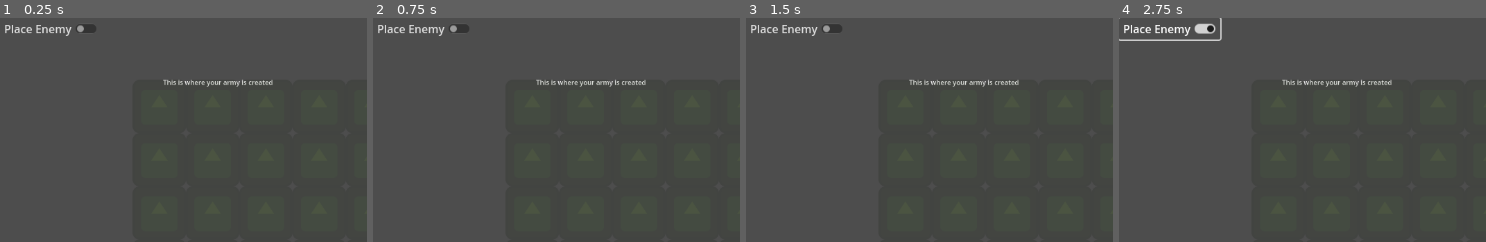
Above: before the commit, frames 1-4 (left to right).
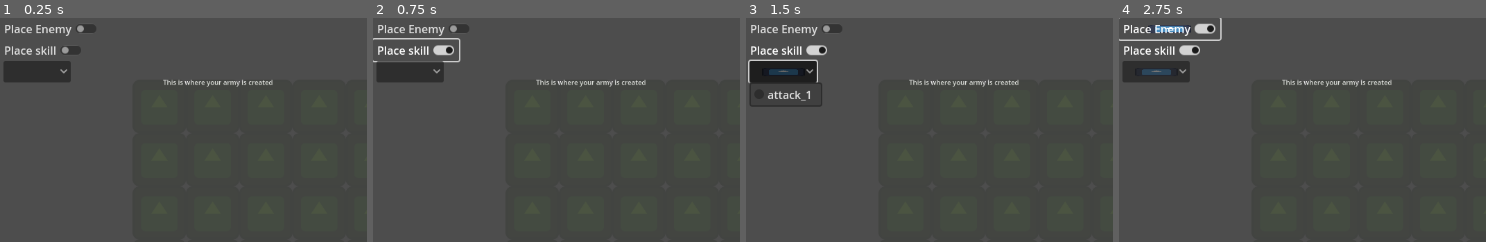
Above: after the commit, the same moments.

Repository: LorcanSmith/Armies
Game: Godot game, scene res://Scenes/main.tscn
Two runs of this game, one before a commit and one after it. Both use one fixed random seed, a clock stepped at 60 frames per second and the inputs below. The engine's default icon, where the game draws it, is replaced by a stand-in: a white triangle on a blue panel in a dark square.
Inputs (mouse positions are % of the whole screen's width and height, from its top left):
- Up to frame 1 (0.25 s): no input
- Up to frame 2 (0.75 s): click (6, 7) at 0.5 s, where only the run after the commit has a clickable "Place skill"
- Up to frame 3 (1.5 s): click (5, 12) at 1.27 s
- Up to frame 4 (2.75 s): click "Place Enemy" at 2 s
The pictures show only the part of the screen within x 0-50%, y 0-50%; the shares and areas given below are measured in that part.

The runs differ from the first frame. In frame 1, 2.1% of the frame differs, in the area x 1-23%, y 12-29%; in frame 2, 2.4%; in frame 3, 3.1%, in the area x 0-23%, y 12-40%; in frame 4, 2.4%.
Error before the commit: Parse Error: Unindent doesn't match the previous indentation level. (res://Scripts/Units/unit.gd:41)

Commit message:
Ability to place skills via debug menu

Diff:
--- a/Scenes/main.tscn
+++ b/Scenes/main.tscn
@@ -1,14 +1,16 @@
-[gd_scene load_steps=4 format=3 uid="uid://brgi4h0spiup2"]
+[gd_scene load_steps=5 format=3 uid="uid://brgi4h0spiup2"]
 
 [ext_resource type="Script" path="res://Scripts/Managers/game_manager.gd" id="1_y45oy"]
 [ext_resource type="Script" path="res://Scripts/DEBUGGER_script.gd" id="2_pa0fo"]
+[ext_resource type="PackedScene" uid="uid://by8ndrehnsmpn" path="res://Prefabs/Skills/basic_skill.tscn" id="3_0tvwk"]
 [ext_resource type="PackedScene" uid="uid://cdtulbdqtnexg" path="res://Prefabs/Status/status_bar.tscn" id="3_x7ng8"]
 
 [node name="game_manager" type="Node2D"]
 script = ExtResource("1_y45oy")
 
-[node name="DEBUGGER" type="Node" parent="."]
+[node name="DEBUGGER" type="Node2D" parent="."]
 script = ExtResource("2_pa0fo")
+skills = [ExtResource("3_0tvwk")]
 
 [node name="CanvasLayer" type="CanvasLayer" parent="DEBUGGER"]
 
@@ -16,6 +18,20 @@
 offset_right = 44.0
 offset_bottom = 24.0
 text = "Place Enemy"
+
+[node name="CheckButton" type="CheckButton" parent="DEBUGGER/CanvasLayer"]
+offset_top = 31.0
+offset_right = 124.0
+offset_bottom = 62.0
+text = "Place skill"
+
+[node name="OptionButton" type="OptionButton" parent="DEBUGGER/CanvasLayer"]
+offset_left = 5.0
+offset_top = 62.0
+offset_right = 102.0
+offset_bottom = 93.0
+item_count = 1
+popup/item_0/text = "attack_1"
 
 [node name="StatusBarLayer" type="CanvasLayer" parent="."]
 
@@ -30,3 +46,5 @@
 grow_vertical = 0
 
 [connection signal="toggled" from="DEBUGGER/CanvasLayer/place_enemy_button" to="DEBUGGER" method="_on_place_enemy_button_toggled"]
+[connection signal="toggled" from="DEBUGGER/CanvasLayer/CheckButton" to="DEBUGGER" method="_on_check_button_toggled"]
+[connection signal="item_selected" from="DEBUGGER/CanvasLayer/OptionButton" to="DEBUGGER" method="_on_option_button_item_selected"]
--- a/Scripts/DEBUGGER_script.gd
+++ b/Scripts/DEBUGGER_script.gd
@@ -1,7 +1,33 @@
-extends Node
+extends Node2D
 
 #Are you placing friendly or enemy units in the shop
 var place_enemy : bool = false
+var place_skill : bool = false
+
+#Skill number  to spawn, number is gotten from the canvas "optionbutton"
+var skill_to_place : int = 0
+#List of skills we can spawn
+@export var skills = []
 
 func _on_place_enemy_button_toggled(toggled_on: bool) -> void:
 	DebuggerScript.place_enemy = toggled_on
+func _on_check_button_toggled(toggled_on: bool) -> void:
+	DebuggerScript.place_skill = toggled_on
+
+
+func _on_option_button_item_selected(index: int) -> void:
+	skill_to_place = index
+
+func _input(event):
+	if event is InputEventMouseButton:
+		if event.button_index == MOUSE_BUTTON_LEFT and event.pressed:
+			#Checks to see if something has happened with the left mouse button
+			if event.button_index == MOUSE_BUTTON_LEFT:
+				if(DebuggerScript.place_skill):
+					if(skills.size() > 0):
+						var instance = skills[skill_to_place].instantiate()
+						self.add_child(instance)
+						#Tell the skill how much damage it does
+						instance.belongs_to_player = false
+						instance.global_position = get_global_mouse_position()
+						instance.damage = 8
--- a/Scripts/Managers/combat_manager.gd
+++ b/Scripts/Managers/combat_manager.gd
@@ -48,8 +48,9 @@
 # called from ready() or from game_manager, automatically cycles through battle_ticker()
 func auto_tick():
 ##		causes the function to pause, allows an opening for game_manager to pause if necessary
-	await get_tree().create_timer(tick_delay).timeout
-	battle_ticker()
+	if(!ticker_paused):
+		await get_tree().create_timer(tick_delay).timeout
+		battle_ticker()
 
 func battle_ticker():
 	#If the battle isn't over, keep the units fighting
@@ -104,7 +105,6 @@
 					if(grids[grid_number] == grid_reversed and unit.is_in_group("player")):
 						#If the unit hasn't already moved this turn
 						if(unit.moved == false):
-							print("ADDING UNIT: ", unit)
 							units_to_move.append(unit)
 							unit.moved = true
 
--- a/Scripts/Managers/game_manager.gd
+++ b/Scripts/Managers/game_manager.gd
@@ -76,7 +76,7 @@
 		if (CombatManager!= null):
 			CombatManager.ticker_paused = !CombatManager.ticker_paused
 			if !CombatManager.ticker_paused:
-				CombatManager.auto_tick()
+				CombatManager.battle_ticker()
 	if Input.is_key_pressed(KEY_T):
 		if (CombatManager!= null):
 			CombatManager.battle_ticker()
--- a/Scripts/Skills/skill.gd
+++ b/Scripts/Skills/skill.gd
@@ -17,4 +17,5 @@
 	if(!belongs_to_player and area.get_parent().is_in_group("player") and !area.is_in_group("buff_location")):
 		#Do damage to the player
 		area.get_parent().hurt(damage)
+		area.get_parent().apply_damage()
 	queue_free()
--- a/Scripts/Units/unit.gd
+++ b/Scripts/Units/unit.gd
@@ -39,7 +39,7 @@
 
 func _ready() -> void:
 	movement_locations = find_child("movement_locations").get_children()
-  if self.is_in_group("enemy"):
+	if self.is_in_group("enemy"):
 		$Label.modulate = Color(1, 0, 0, 1)
 		$Label.position.y = -75
 	update_label()
